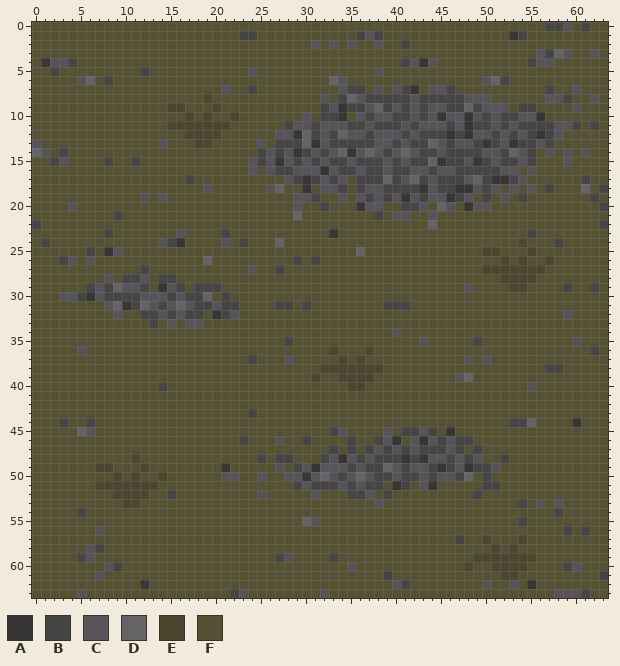
One commit to this pixel-art sprite: OneBloodyNight/Assets/Art/Sprites/GroundSprites/ImpunduluGroundVariation.png. That is the earlier state.
The file is 64x64 pixels. Colours within 5 levels of each other are drawn and written as one.
Palette (. is transparent): A #383634  B #454545  C #575459  D #656366  E #4d452f  F #545232
New version:
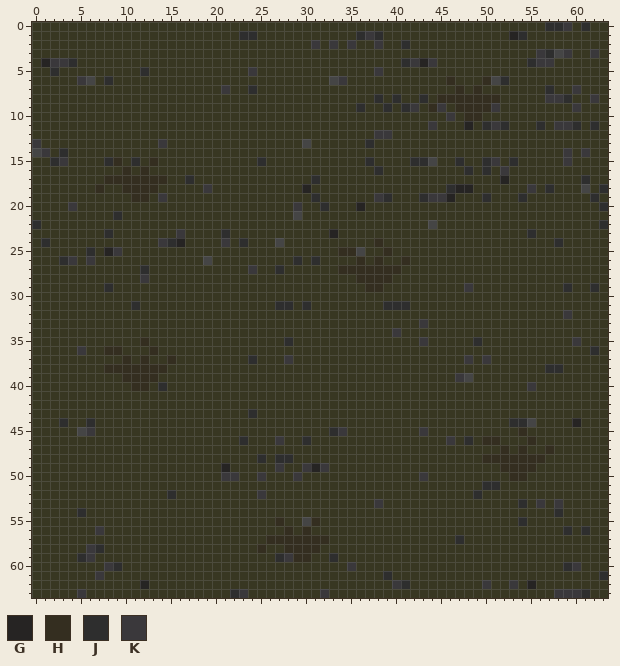
Colours new in this view: G #262423  H #342e20  J #2e2e2e  K #3a383b
What changed:
colour F: #545232 -> #383722
Changed rows in their new state; - is a pixel that keeps its letter.
first column x 0:
 0 ---------------------------------------------------------JJK-J--
 1 -----------------------JJ-----------JKJ--------------GJ---------
 2 -------------------------------K-K-K--K--J----------------------
 3 --------------------------------------------------------KJBK--K-
 4 -GKKJ------------------------------------JKGK----------JKK------
 5 --J---------J-----------K-------------K-------------------------
 6 -----KB-J------------------------BK-----------H---HBJ-----------
 7 ---------------------K--J---------FFF-F-FFF-FFFH-H-------J--K---
 8 -------------------F------------F-FFFFJFJFFJFHHHHHHH-----KKJ--K-
 9 ---------------FF---F-----------FFFFJFFJFJKFHKFHHHHKF-FF----K---
10 -----------------F-F--F-------F-FFF-FFFFFFFFFFKFHHFFFFFFF-------
11 ---------------FFFFFFF------FFFFFFFFFFFFFFFFKFFFGFJKJFFFJFKKJ-J-
12 -----------------FFFF------FFFFFFFFFFFKKFFFFFFFFFFFFFFFFFFF-----
13 K-------------K---FF-----F-FFFBFFFFFFJFFFFFFFFFFFFFFFFFFFF------
14 BK-J---------------------FFFFFFFFFFFFFFFFFFFFFFFFFFFFFFF-F-K-K--
15 --JK----JH-J-H----------FJFFFFFFFFFFFJFFFFJJBFFJFFJKFJFF---K----
16 ----------H-H-----------F-FFFFFFFFFFFFJFFFFFFFFFJFJFKF-F--------
17 --------HHHHHHH--J----------FFFJFFF-FFFFFFFFFFFFFFFFGFF------J--
18 -------H--HHHH-----K------FF--G-FFF-FFFFFFFFFFJGGFFF-F-K-J---B-J
19 -----------HH-K--------------FFJ--F-FFKJFFFJKKGFF-J-F-J-------J-
20 ----K------------------------K--J---GFF--FFF-FF-FFF------------J
21 ---------J-------------------B--------F-FF--F-------------------
22 J-------------------------------------------B------------------J
23 --------J-------K----J-----------G---------------------J--------
24 -J------------KJG----K-J---B----------H---------------F---J-----
25 ------J-GK------------------------HHB--H----------FF---F--------
26 ---JK-K------------B---------J-J----H-H--H----------F-F--F------
27 ------------J-----------K--J------HHHHHHH---------FFFFFFF-------
28 --------F-FFK-FF--------------------HHHH------------FFFF--------
29 ------FFJFFFF-FFF-FFF----------------HH---------K----FF----J--J-
30 ---FFFFFFFFFFFFFFFFF-F------------------------------------------
31 --------FFFJFFFFFFFFFFF----JJ-J--------JJJ----------------------
32 ---------F--FFFFFFF-FFF------------------------------------K----
33 -------------F-F-FF------------------------K--------------------
34 ----------------------------------------K-----------------------
35 ------------H---------------J--------------K-----J----------K---
36 -----K--HH---H-------------------F---F------------------------J-
37 ----------H-H--H--------J---K-----F-F-----------K-K-------------
38 --------HHHHHHH-----------------FFFFFFF------------------JJ-----
39 ----------HHHH-----------------F--FFFF---------KB---------------
40 -----------HH-J--------------------FF------------------K--------
43 ------------------------J---------------------------------------
44 ---J--J----------------------------------------------JJB----G---
45 -----BK--------------------------JK----F-FFKF-F-------H---------
46 -----------------------J---K--J----F--FFF-FFFFKFJ-HH---H--------
47 ---------------------------------F-F-FFFFFFFFFFF-F--H-H--H------
48 -----------F-------------J-JJ---FFFFFFFFFFFFFFFFFFHHHHHHH-------
49 -------FF---F--------G-----K-FKGKFFFFFFFFFFFFFFFFFFFHHHH--------
50 ---------F-F--F------KK--K--FKFFFFFFFFFFFFFKFFFFF-F--HH---------
51 -------FFFFFFF---------------FFFFFFFFFF-FF-FF-----JJ------------
52 ---------FFFF--J---------K-----F---FFF-F---------J--------------
53 ----------FF--------------------------K---------------J-K-K-----
54 -----J----------------------------------------------------J-----
55 ---------------------------H--BH----------------------J---------
56 -------K--------------------H-H----------------------------J-J--
57 --------------------------HHHHHHH--------------J--F---F---------
58 ------KJ-----------------H--HHHH-------------------F-F----------
59 -----JK--------------------JKHH--J---------------FFFFFFF--------
60 --------KJ-------------------------K------------F--FFFF----JK---
61 -------K-------------------------------J------------FF---------J
62 ------------G---------------------------KJ--------K--K-G--------
63 -----K----------------JK--------K-------------------------KKKJ--
Changed places in both pictures, as pixel boxes (x1, y1, x2, y2):
changed: (32, 22, 608, 598)
